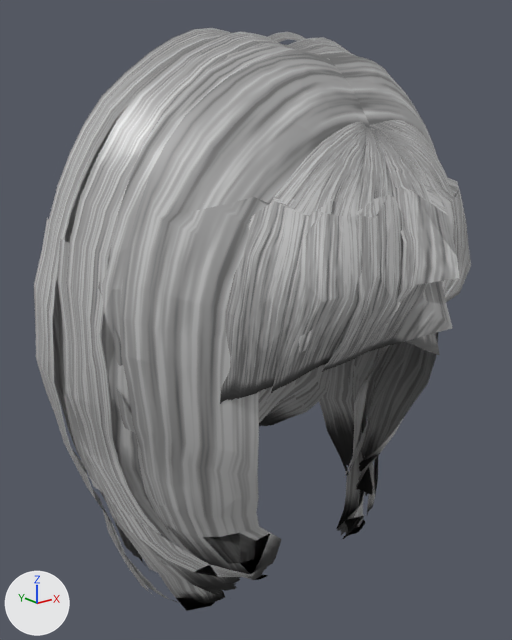
The glTF model public/models/daz_hair_wolf_clavicle.glb: old version first, new version second.
Camera for both pictures: a 50 mm lens placed at (-0.211, -0.274, 0.116), pointed at (-0.003, -0.014, 0.012). Lighting does not change. The marker at lower left points along +X, +Y and +Z. The older version comes first. Vertices at exactly the same position are counted once.

Objects in the first picture: 'daz_hair_wolf_clavicle'.
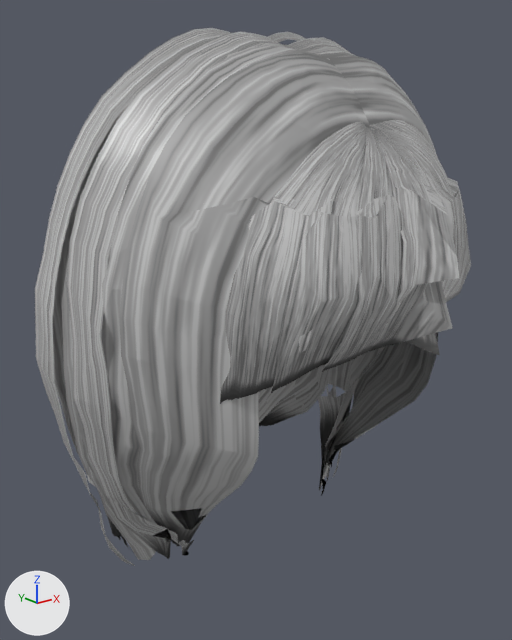
Location of each change, (x1, y1, x2, y2) in pixels of the pictures (512 x 640 px; the box of a moved part takes in the faces that stretch with it):
'daz_hair_wolf_clavicle', reshaped (8% shorter)
    before: (34, 28, 471, 611)
    after: (35, 28, 471, 566)
part 1 of me_daz_hair_wolf_clavicle, deleted
    before: (34, 217, 403, 595)
part 2 of me_daz_hair_wolf_clavicle, moved or reshaped
    before: (57, 230, 426, 611)
    after: (67, 343, 426, 566)

Edits to the bpy script that builds the scene:
```text
Change me_daz_hair_wolf_clavicle:
    used by ob_daz_hair_wolf_clavicle; location = (0.0, 0.0, 0.0)
    remove me_daz_hair_wolf_clavicle.from_pydata(...)  # 5362 vertices, 8398 faces; spans x -0.103..0.102, y -0.126..0.097, z -0.117..0.146
    add me_daz_hair_wolf_clavicle.from_pydata(...)  # 4338 vertices, 6775 faces; spans x -0.103..0.102, y -0.126..0.097, z -0.111..0.146
    me_daz_hair_wolf_clavicle part 1: 9 loose pieces with 392 vertices, spanning x -0.103..0.097, y -0.054..0.037, z -0.112..0.074, are deleted
    me_daz_hair_wolf_clavicle part 2: 414 vertices moved from x -0.095..0.094, y -0.071..0.017, z -0.107..-0.026 to x -0.095..0.094, y -0.067..0.018, z -0.106..-0.026; 386 vertices removed from x -0.096..0.1, y -0.06..0.026, z -0.117..0.074; 65 vertices added at x -0.071..0.086, y -0.044..0.019, z -0.108..-0.053
    other edits to the shape of me_daz_hair_wolf_clavicle do not show in these pictures
```
